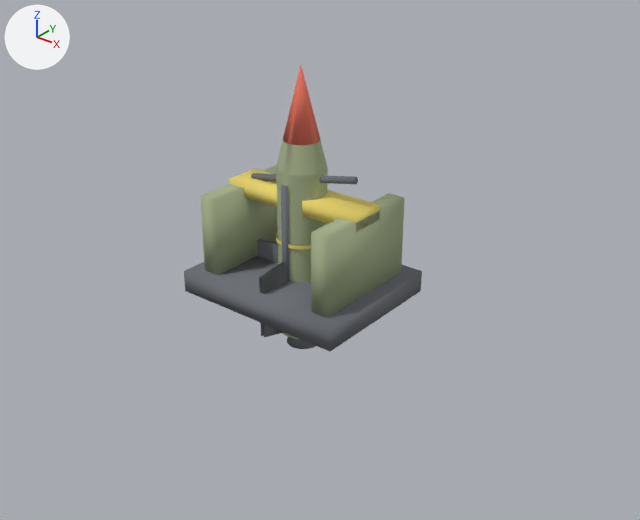
An edit to the OBJ model src/main/resources/assets/apexballistics/models/block/missile_assembly.obj, drawn before and after from the same camera.
The view is the same before and after, from a 50 mm camera at (3.24, -3.78, 2.26) aimed at (0.64, -0.53, 0.24). The axes (+X, +Y, +Z) are drawn at upper left. The lights are the same throughout. The first picture is the older version. Where no turn or scale is listed for an object, it has been applied to the vertices. Vertices at exactly the same position are counted once.

The first picture shows 'missile_assembly'.
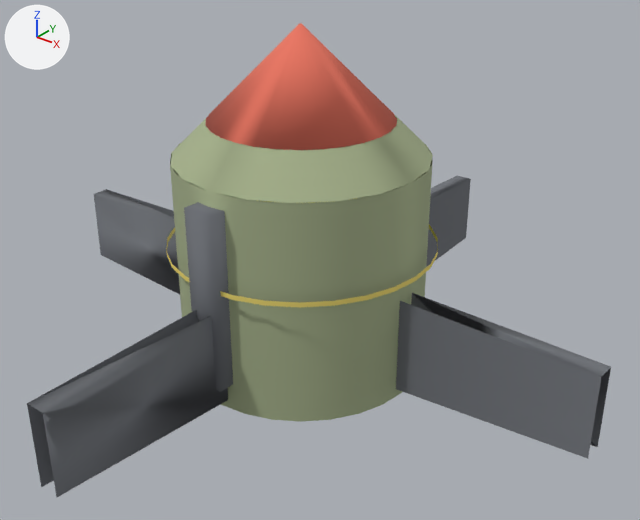
Patch to the scene script:
```diff
--- a/src/main/resources/assets/apexballistics/models/block/missile_assembly.obj.py
+++ b/src/main/resources/assets/apexballistics/models/block/missile_assembly.obj.py
@@ me_missile_assembly @@
 # used by ob_missile_assembly; location = (0.0, 0.0, 0.0)
-me_missile_assembly.from_pydata(...)  # 342 vertices, 296 faces; spans x 0.0..1.0, y -0.9..-0.1, z -0.31..1.24
+me_missile_assembly.from_pydata(...)  # 342 vertices, 296 faces; spans x -1.19..2.19, y -2.19..1.19, z -0.49..1.43
+# me_missile_assembly part 1: the loose piece of 42 vertices spanning x 0.41..0.59, y -0.59..-0.41, z -0.31..-0.23 is scaled about its middle by (5.05, 5.05, 1.24), then moved by (0.0, 0.0, -0.16)
+# me_missile_assembly part 2: the loose piece of 146 vertices spanning x 0.37..0.63, y -0.63..-0.37, z -0.23..1.24 is scaled about its middle by (5.05, 5.05, 1.24), then moved by (0.0, 0.0, 0.02)
+# me_missile_assembly part 3: the loose piece of 8 vertices spanning x 0.49..0.51, y -0.83..-0.63, z -0.19..0.23 is scaled about its middle by (5.05, 5.05, 1.24), then moved by (0.0, -0.94, -0.09)
+# me_missile_assembly part 4: the loose piece of 8 vertices spanning x 0.49..0.51, y -0.37..-0.17, z -0.19..0.23 is scaled about its middle by (5.05, 5.05, 1.24), then moved by (0.0, 0.94, -0.09)
+# me_missile_assembly part 5: the loose piece of 8 vertices spanning x 0.17..0.37, y -0.51..-0.49, z -0.19..0.23 is scaled about its middle by (5.05, 5.05, 1.24), then moved by (-0.94, 0.0, -0.09)
+# me_missile_assembly part 6: the loose piece of 8 vertices spanning x 0.63..0.83, y -0.51..-0.49, z -0.19..0.23 is scaled about its middle by (5.05, 5.05, 1.24), then moved by (0.94, 0.0, -0.09)
+# me_missile_assembly part 7: the loose piece of 8 vertices spanning x 0.48..0.52, y -0.65..-0.6, z -0.1..0.65 is scaled about its middle by (5.05, 5.05, 1.24), then moved by (0.0, -0.51, -0.03)
+# me_missile_assembly part 8: the loose piece of 56 vertices spanning x 0.36..0.64, y -0.64..-0.36, z 0.32..0.34 is scaled about its middle by (5.05, 5.05, 1.24), then moved by (0.0, 0.0, -0.02)
 me_missile_assembly.materials.append(mat_dark)
```

Where the change shows, as pixel boxes [x1, y1, x2, y2] in the pictures (640 x 520 px; the box of a moved part takes in the faces that stretch with it):
'missile_assembly', reshaped (145% wider, 66% taller)
    before: [184, 65, 422, 351]
    after: [27, 23, 611, 497]
part 1 of me_missile_assembly, moved or reshaped (not visible afterwards)
    before: [287, 337, 315, 349]
part 2 of me_missile_assembly, moved or reshaped
    before: [276, 65, 328, 339]
    after: [170, 23, 433, 422]
part 3 of me_missile_assembly, moved or reshaped
    before: [259, 262, 287, 338]
    after: [27, 310, 228, 497]
part 4 of me_missile_assembly, moved or reshaped (not visible before)
    after: [426, 176, 471, 267]
part 5 of me_missile_assembly, moved or reshaped
    before: [257, 239, 278, 263]
    after: [94, 189, 180, 294]
part 6 of me_missile_assembly, moved or reshaped (not visible before)
    after: [396, 293, 611, 459]
part 7 of me_missile_assembly, moved or reshaped
    before: [281, 185, 290, 282]
    after: [184, 202, 233, 392]
part 8 of me_missile_assembly, moved or reshaped
    before: [276, 231, 311, 249]
    after: [166, 225, 438, 308]
